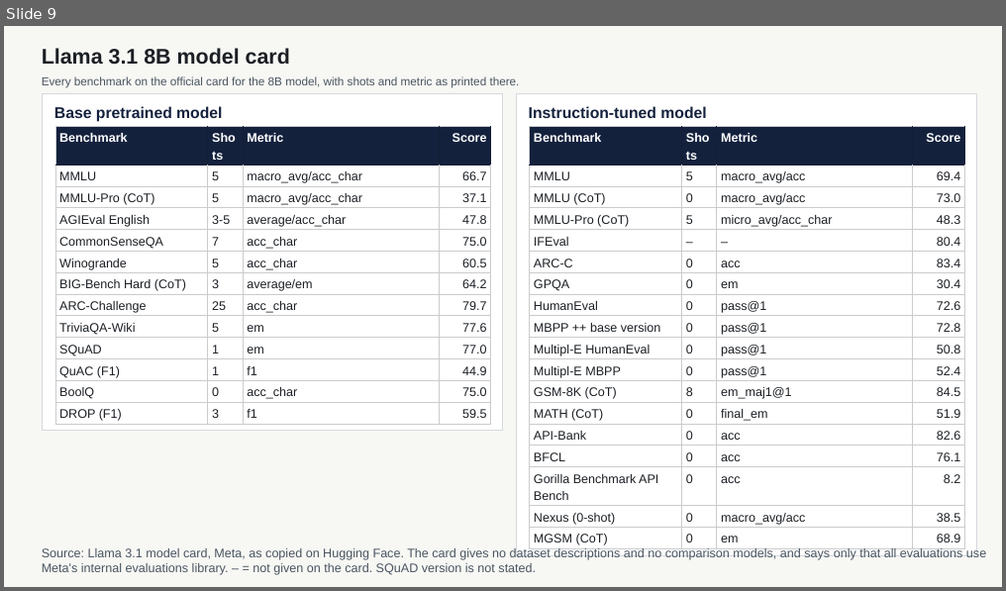
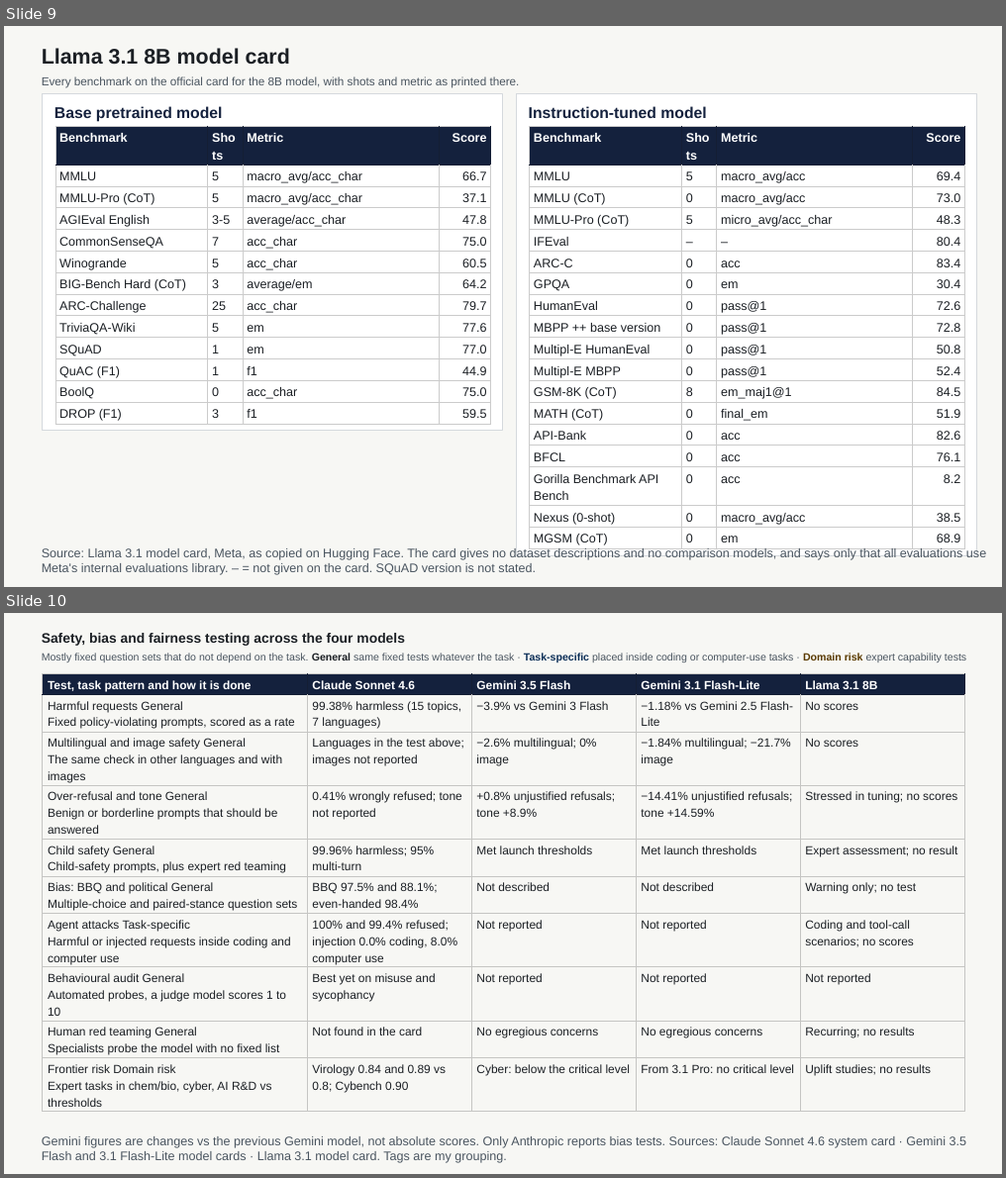
Before and after one commit to chetanrs133/Function-approximation-using-neural-networks, a slide deck: External datasets published LLM scores.pptx. Shown one above the other, each under a label of ours: slide 9 before the commit, slides 9 and 10 after it. The pictures are 1006x591 and 1006x1178 pixels, drawn with LibreOffice and Linux fonts; fonts in the diff are those of the drawing. Boxes give left, top, right and bottom in pixels: in the first picture for what was removed or moved away, otherwise in the second. Text is boxed around its words. In the diff, an @@ line names an element or a change of style, - is before the commit and + after.

```diff
--- a/External datasets published LLM scores.pptx
+++ b/External datasets published LLM scores.pptx
@@ slide 10 added at <box>4,613,1002,1174</box>, background #F7F7F4 @@
@@ title added at <box>42,633,405,646</box>, 13.2 pt, text #1B1F24, bold @@
+Safety, bias and fairness testing across the four models
@@ text added at <box>42,653,966,663</box>, 10.1 pt, text #4A5560 @@
+Mostly fixed question sets that do not depend on the task. General same fixed tests whatever the task · Task-specific placed inside coding or computer-use tasks · Domain risk expert capability tests
@@ table added at <box>43,673,966,1112</box>, 10 rows, 5 columns @@
+Test, task pattern and how it is done | Claude Sonnet 4.6 | Gemini 3.5 Flash | Gemini 3.1 Flash-Lite | Llama 3.1 8B
+Harmful requests General / Fixed policy-violating prompts, scored as a rate | 99.38% harmless (15 topics, 7 languages) | −3.9% vs Gemini 3 Flash | −1.18% vs Gemini 2.5 Flash-Lite | No scores
+Multilingual and image safety General / The same check in other languages and with images | Languages in the test above; images not reported | −2.6% multilingual; 0% image | −1.84% multilingual; −21.7% image | No scores
+Over-refusal and tone General / Benign or borderline prompts that should be answered | 0.41% wrongly refused; tone not reported | +0.8% unjustified refusals; tone +8.9% | −14.41% unjustified refusals; tone +14.59% | Stressed in tuning; no scores
+Child safety General / Child-safety prompts, plus expert red teaming | 99.96% harmless; 95% multi-turn | Met launch thresholds | Met launch thresholds | Expert assessment; no result
+Bias: BBQ and political General / Multiple-choice and paired-stance question sets | BBQ 97.5% and 88.1%; even-handed 98.4% | Not described | Not described | Warning only; no test
+Agent attacks Task-specific / Harmful or injected requests inside coding and computer use | 100% and 99.4% refused; injection 0.0% coding, 8.0% computer use | Not reported | Not reported | Coding and tool-call scenarios; no scores
+Behavioural audit General / Automated probes, a judge model scores 1 to 10 | Best yet on misuse and sycophancy | Not reported | Not reported | Not reported
+Human red teaming General / Specialists probe the model with no fixed list | Not found in the card | No egregious concerns | No egregious concerns | Recurring; no results
+Frontier risk Domain risk / Expert tasks in chem/bio, cyber, AI R&D vs thresholds | Virology 0.84 and 0.89 vs 0.8; Cybench 0.90 | Cyber: below the critical level | From 3.1 Pro: no critical level | Uplift studies; no results
@@ text added at <box>42,1137,966,1163</box>, 12 pt, text #4A5560 @@
+Gemini figures are changes vs the previous Gemini model, not absolute scores. Only Anthropic reports bias tests. Sources: Claude Sonnet 4.6 system card · Gemini 3.5 Flash and 3.1 Flash-Lite model cards · Llama 3.1 model card. Tags are my grouping.
```
